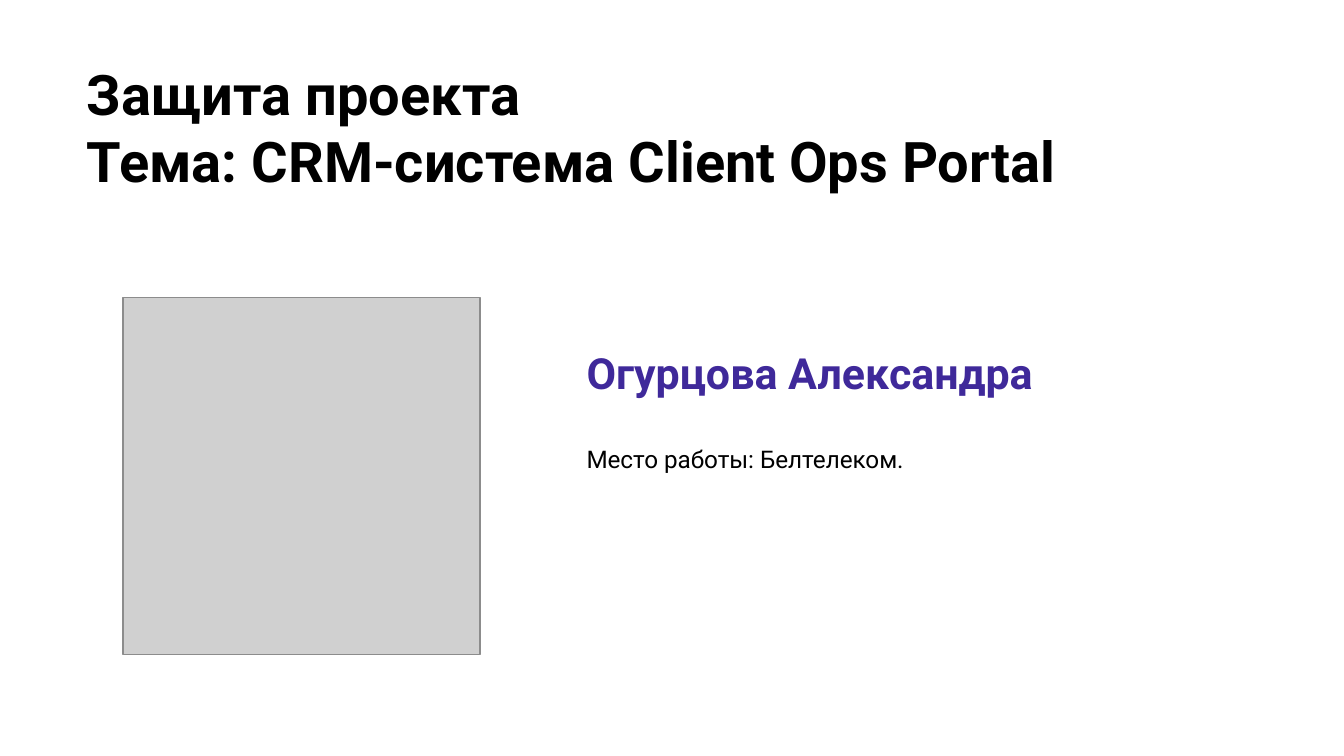
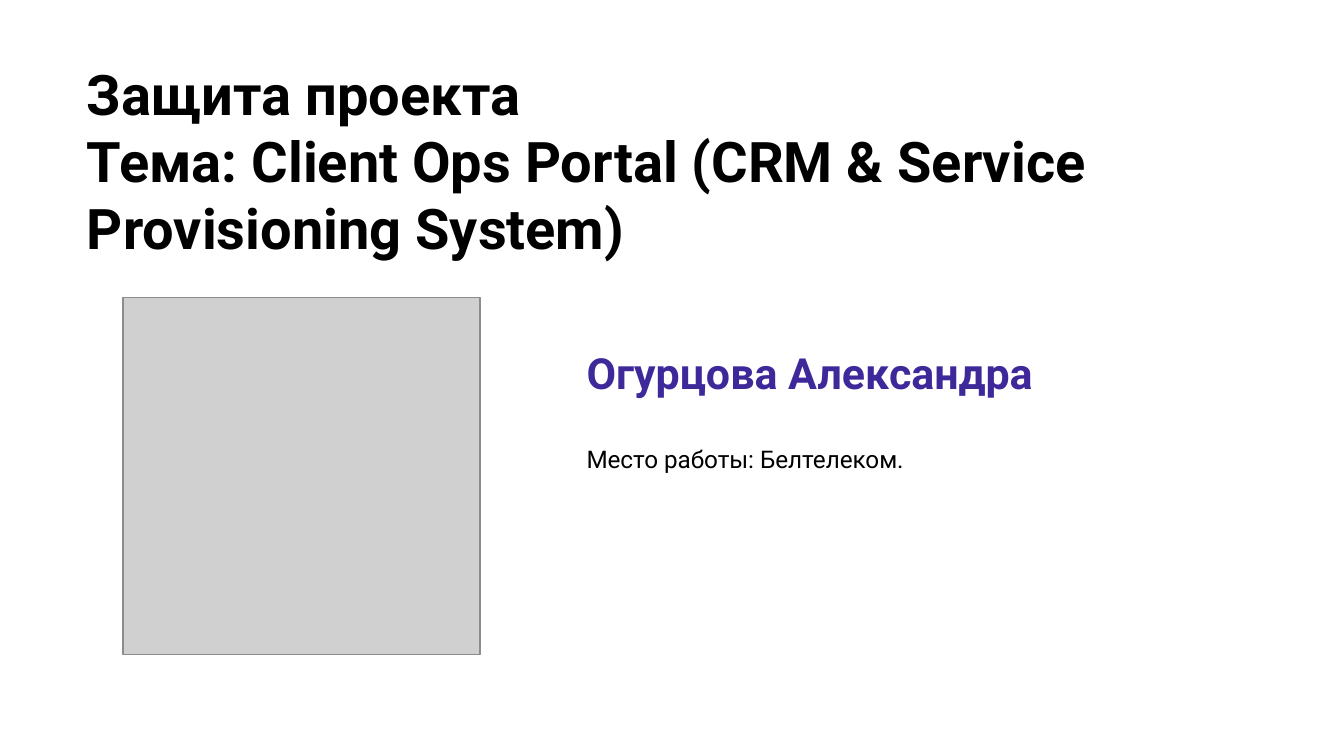
Before and after one commit to alex-makhina/client-ops-portal, a slide deck: slide 3 of Documentation/Презентация.pptx. Drawn at 1344x756 pixels with LibreOffice and Linux fonts; fonts in the diff are those of the drawing; grey boxes stand for pictures; background and template pictures are left out. Boxes give left, top, right and bottom in pixels: in the first picture for what was removed or moved away, otherwise in the second. Text is boxed around its words. In the diff, an @@ line names an element or a change of style, - is before the commit and + after.

Commit message:
Update Presentation

```diff
--- a/Documentation/Презентация.pptx
+++ b/Documentation/Презентация.pptx
@@ title at [87, 138, 1085, 262]: text changed @@
-Тема: CRM-система Client Ops Portal
+Тема: Client Ops Portal (CRM & Service Provisioning System)
```
Also in this commit, not shown: 1 other file.
